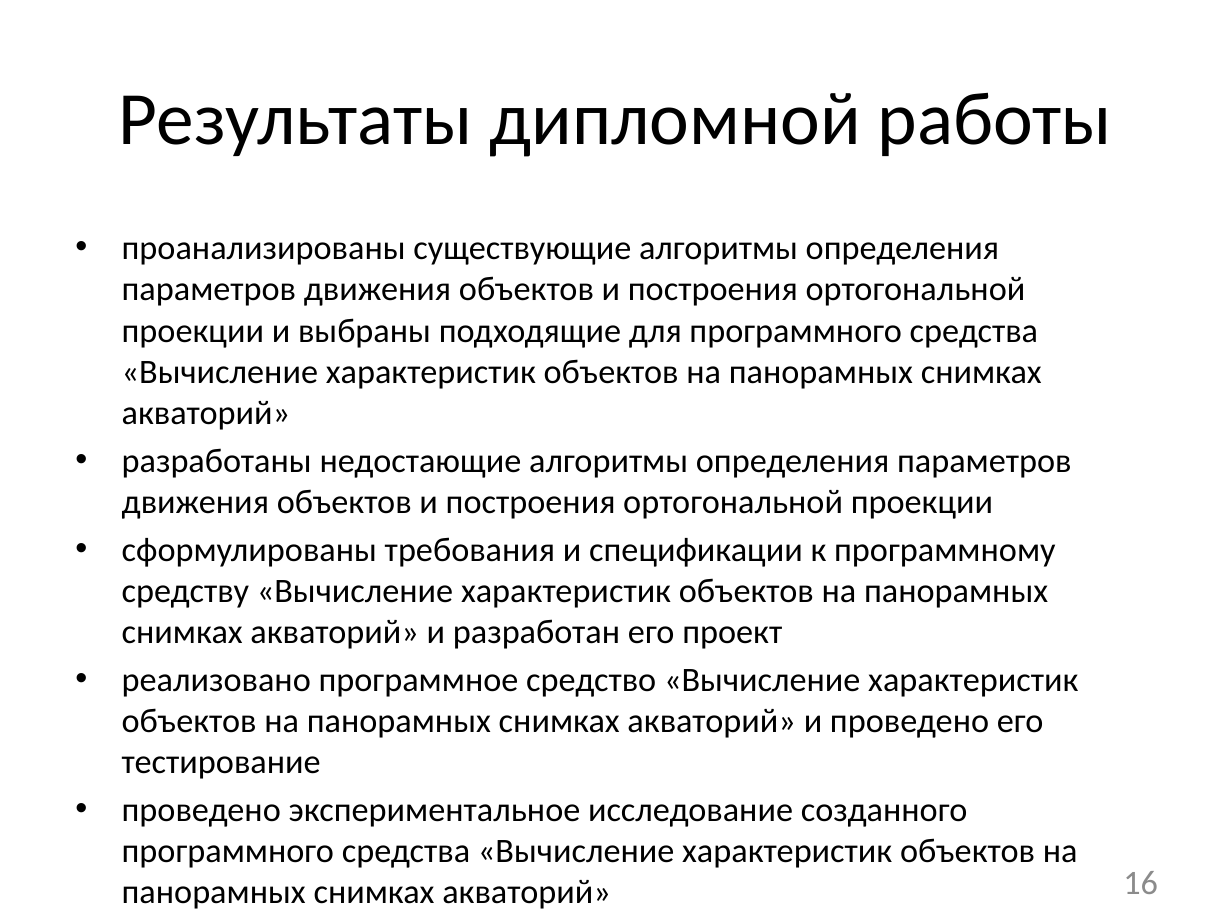
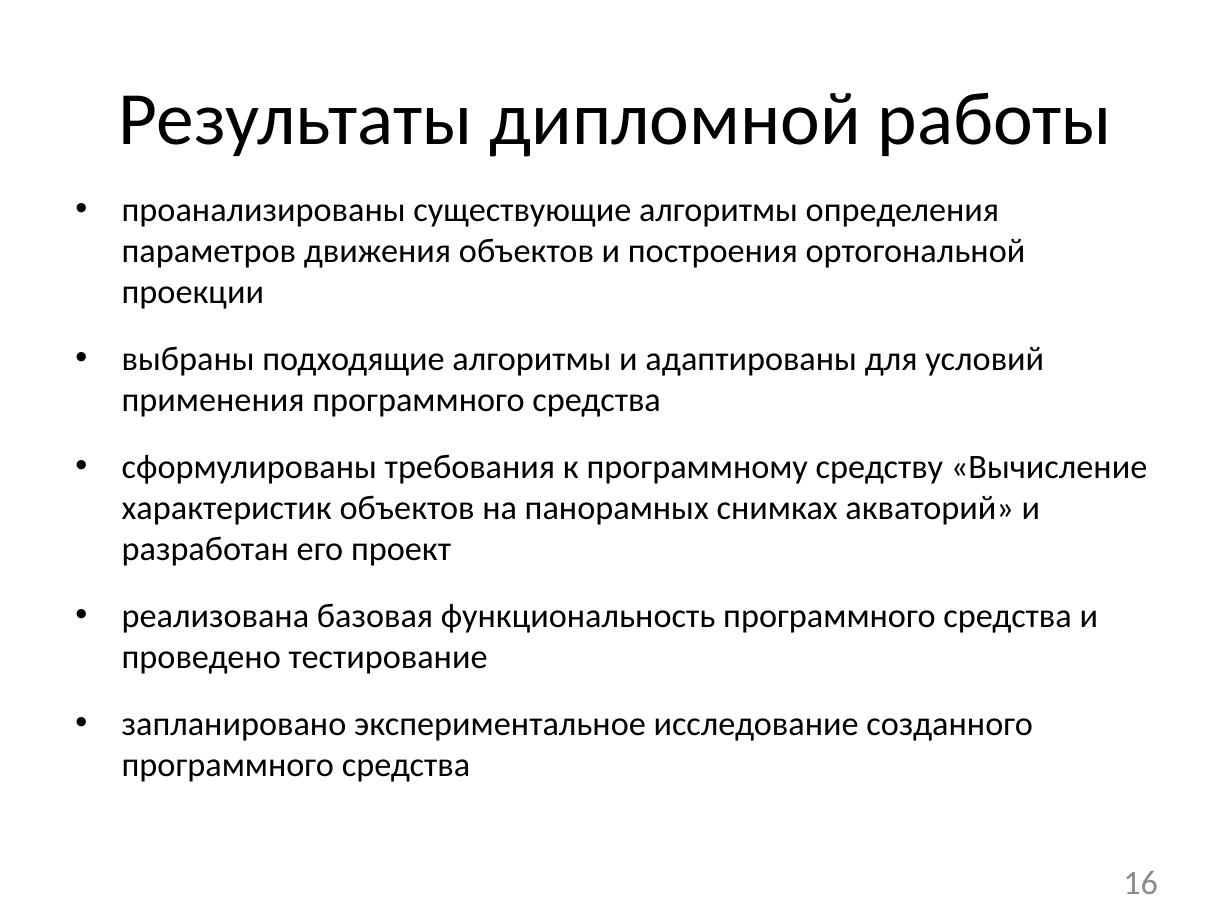
Before and after one commit to NecroArt/Diploma, a slide deck: slide 16 of docs/parts/conference.pptx. Drawn at 1232x924 pixels with LibreOffice and Linux fonts; fonts in the diff are those of the drawing. Boxes give left, top, right and bottom in pixels: in the first picture for what was removed or moved away, otherwise in the second. Text is boxed around its words. In the diff, an @@ line names an element or a change of style, - is before the commit and + after.

```diff
--- a/docs/parts/conference.pptx
+++ b/docs/parts/conference.pptx
@@ text at <box>122,204,1147,782</box>: text changed @@
-• проанализированы существующие алгоритмы определения параметров движения объектов и построения ортогональной проекции и выбраны подходящие для программного средства «Вычисление характеристик объектов на панорамных снимках акваторий»
-• разработаны недостающие алгоритмы определения параметров движения объектов и построения ортогональной проекции
-• сформулированы требования и спецификации к программному средству «Вычисление характеристик объектов на панорамных снимках акваторий» и разработан его проект
-• реализовано программное средство «Вычисление характеристик объектов на панорамных снимках акваторий» и проведено его тестирование
-• проведено экспериментальное исследование созданного программного средства «Вычисление характеристик объектов на панорамных снимках акваторий»
+• проанализированы существующие алгоритмы определения параметров движения объектов и построения ортогональной проекции
+• выбраны подходящие алгоритмы и адаптированы для условий применения программного средства
+• сформулированы требования к программному средству «Вычисление характеристик объектов на панорамных снимках акваторий» и разработан его проект
+• реализована базовая функциональность программного средства и проведено тестирование
+• запланировано экспериментальное исследование созданного программного средства
```
Also in this commit, not shown: 1 other slide changed, 1 other file.
